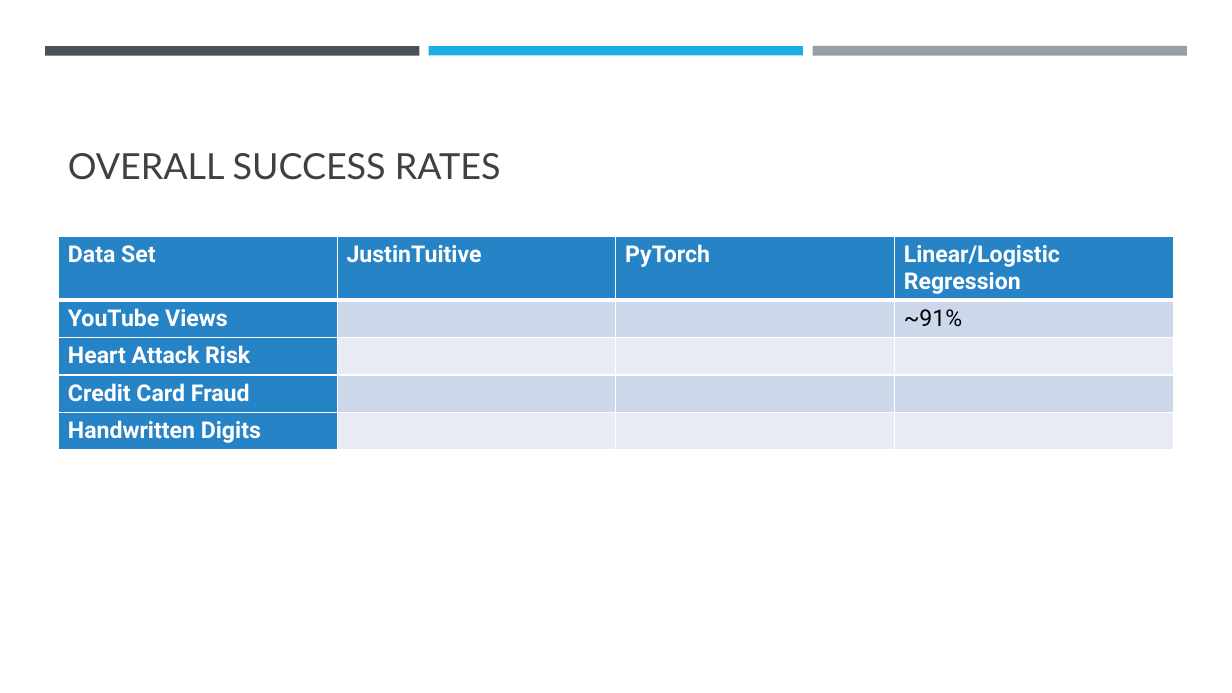
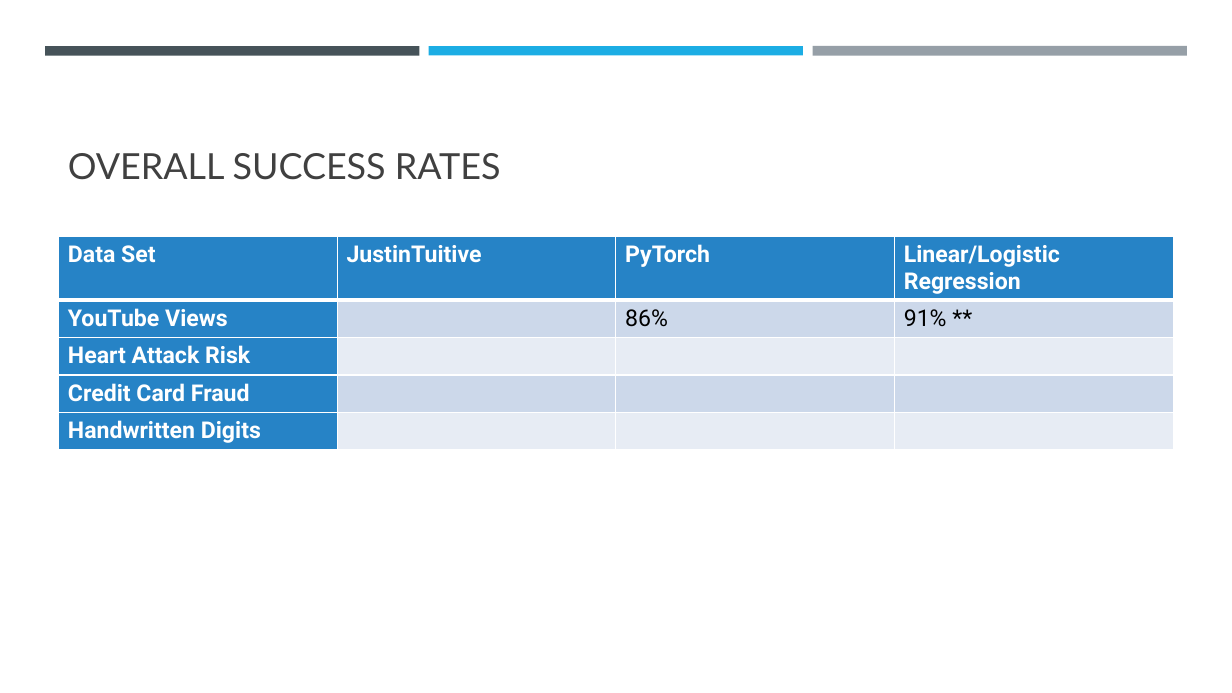
Before and after one commit to codbellamy/Directed-Study, a slide deck: slide 3 of Neural Networks/Course Matieral/Comparison Presentation.pptx. Drawn at 1232x693 pixels with LibreOffice and Linux fonts; fonts in the diff are those of the drawing. Boxes give left, top, right and bottom in pixels: in the first picture for what was removed or moved away, otherwise in the second. Text is boxed around its words. In the diff, an @@ line names an element or a change of style, - is before the commit and + after.

```diff
--- a/Neural Networks/Course Matieral/Comparison Presentation.pptx
+++ b/Neural Networks/Course Matieral/Comparison Presentation.pptx
@@ table at box(59, 237, 1176, 447) @@
-row 2, column 3: 
+row 2, column 3: 86%
-row 2, column 4: ~91%
+row 2, column 4: 91% **
```
